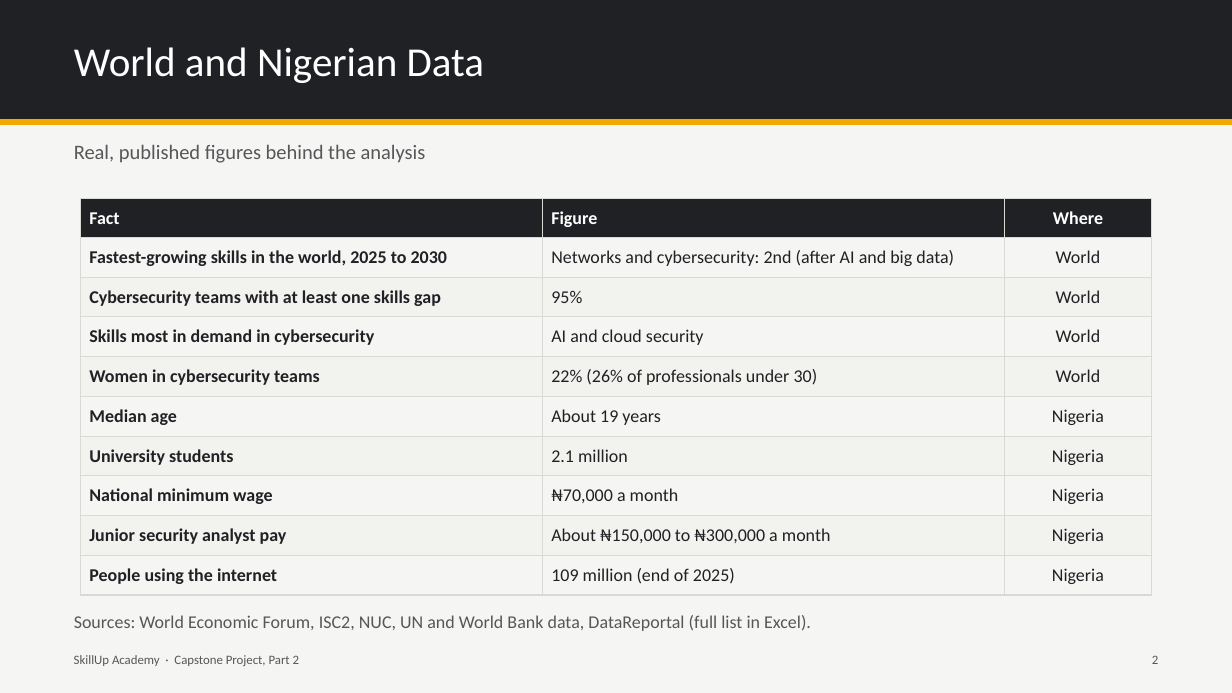
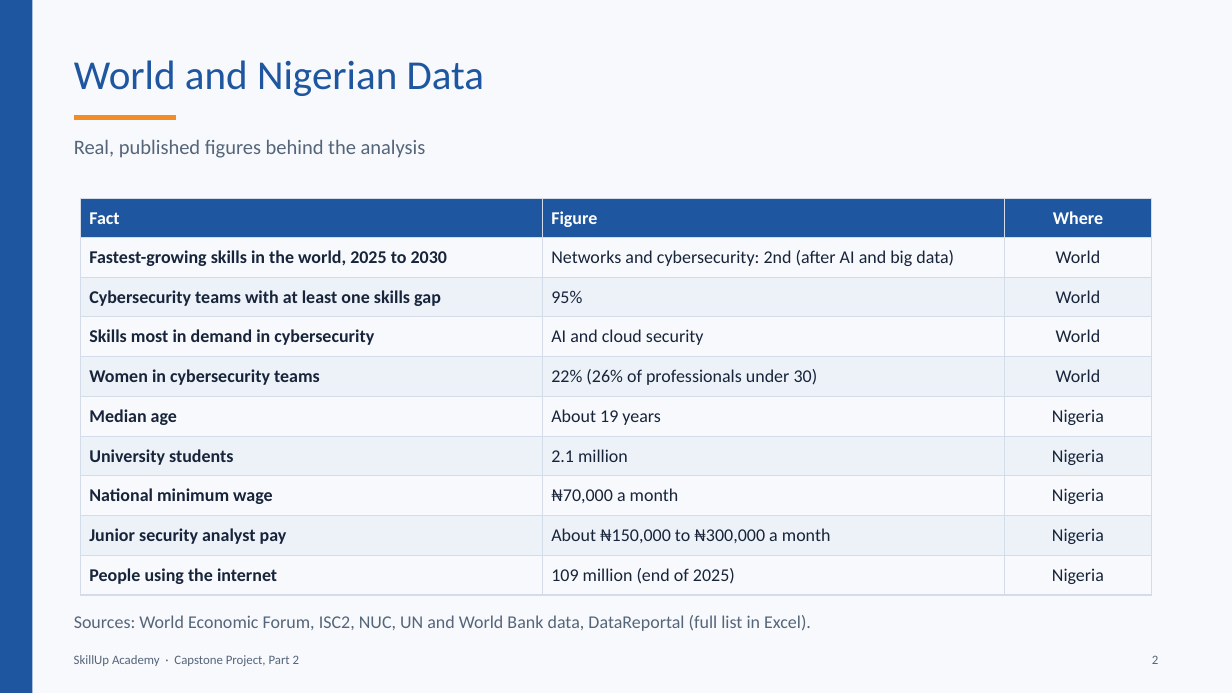
Before and after one commit to BadboyVee/BlackHoleeee, a slide deck: slide 2 of capstone/Customer_Analysis.pptx. Drawn at 1232x693 pixels with LibreOffice and Linux fonts; fonts in the diff are those of the drawing. Boxes give left, top, right and bottom in pixels: in the first picture for what was removed or moved away, otherwise in the second. Text is boxed around its words. In the diff, an @@ line names an element or a change of style, - is before the commit and + after.

```diff
--- a/capstone/Customer_Analysis.pptx
+++ b/capstone/Customer_Analysis.pptx
@@ background #F5F5F3 to #F7F9FC @@
@@ rectangle removed at (0, 0, 1232, 120) @@
@@ rectangle added at (0, 0, 32, 693), fill #1E56A0 @@
@@ title "World and Nigerian Data": place and size @@
-title "World and Nigerian Data" at (74, 47, 485, 83)
+title "World and Nigerian Data" at (74, 60, 485, 96)
@@ title "World and Nigerian Data" at (74, 60, 485, 96): text colour #FFFFFF to #1E56A0 @@
@@ line added from (74, 117) to (176, 117), #F28C28 4 pt @@
@@ line removed from (0, 122) to (1232, 122) @@
@@ text colour #57575A to #55657A in 4 elements at (74, 655, 299, 666), (1152, 655, 1158, 664), (74, 615, 811, 631), (74, 139, 426, 158) @@
@@ table at (80, 199, 1153, 595) @@
@@ fill #202124 to #1E56A0 in row 1 @@
@@ fill #F2F2EF to #EDF2F9 in 12 cells @@
@@ text colour #202124 to #17243A @@
@@ borders changed @@
```
Also in this commit, not shown: 15 other slides changed, 7 other files.
